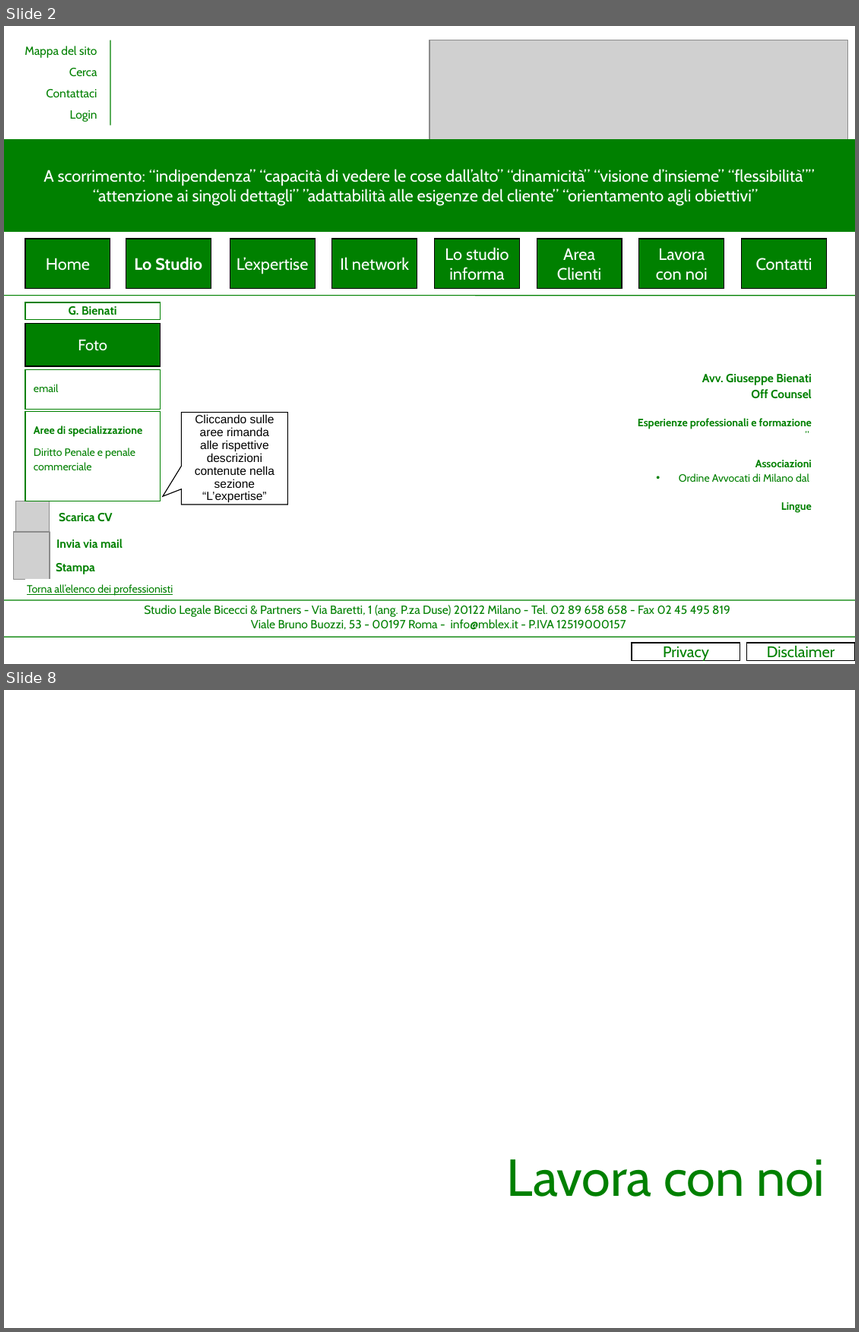
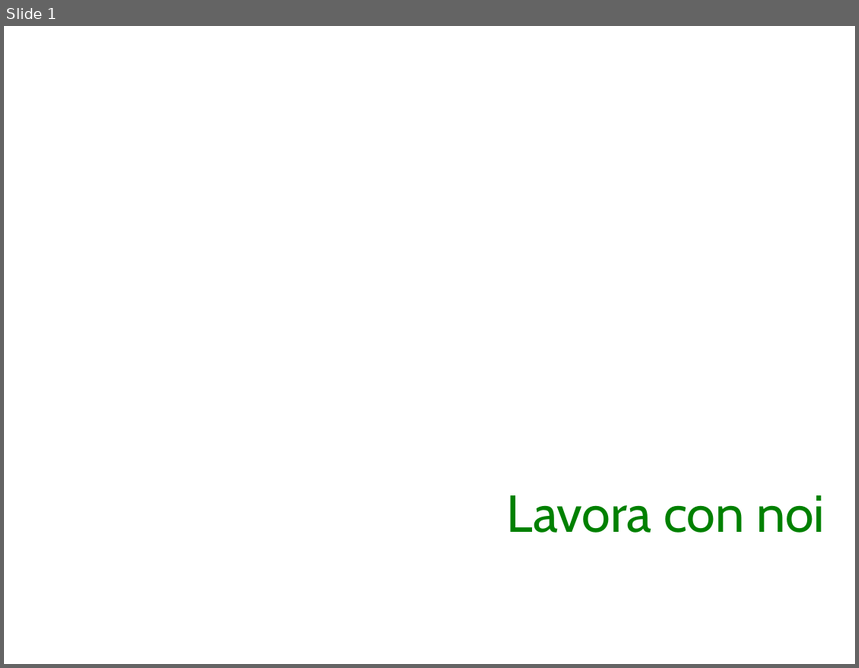
Before and after one commit to grentis/__mblex__, a slide deck: mokup/Sito internet Bicecci&Partners2.ppt. Shown one above the other, each under a label of ours: slides 2 and 8 before the commit, slide 1 after it; the slides between them are not shown. The pictures are 859x1332 and 859x668 pixels, drawn with LibreOffice and Linux fonts; fonts in the diff are those of the drawing; grey boxes stand for pictures. Boxes give left, top, right and bottom in pixels: in the first picture for what was removed or moved away, otherwise in the second. Text is boxed around its words. In the diff, an @@ line names an element or a change of style, - is before the commit and + after.

```diff
--- a/mokup/Sito internet Bicecci&Partners2.ppt
+++ b/mokup/Sito internet Bicecci&Partners2.ppt
@@ slide 2 removed at [4, 26, 855, 664], background #FFFFFF @@
@@ group removed at [25, 40, 110, 126]: 4 texts, 1 line @@
-Contattaci
-Mappa del sito
-Cerca
-Login
@@ picture removed at [430, 40, 848, 147] @@
@@ rectangle removed at [4, 139, 855, 231] @@
-A scorrimento: “indipendenza” “capacità di vedere le cose dall’alto” “dinamicità” “visione d’insieme” “flessibilità”” “attenzione ai singoli dettagli” ”adattabilità alle esigenze del cliente” “orientamento agli obiettivi”
@@ rectangle removed at [25, 239, 110, 288] @@
-Home
@@ rectangle removed at [126, 239, 211, 288] @@
-Lo Studio
@@ rectangle removed at [230, 239, 315, 288] @@
-L’expertise
@@ rectangle removed at [332, 239, 417, 288] @@
-Il network
@@ rectangle removed at [435, 239, 520, 288] @@
-Lo studio informa
@@ rectangle removed at [537, 239, 622, 288] @@
-Area Clienti
@@ rectangle removed at [639, 239, 724, 288] @@
-Lavora con noi
@@ rectangle removed at [742, 239, 827, 288] @@
-Contatti
@@ line removed from (4, 296) to (855, 296) @@
@@ rectangle removed at [25, 303, 160, 319] @@
-G. Bienati
@@ rectangle removed at [25, 324, 160, 366] @@
-Foto
@@ rectangle removed at [25, 370, 160, 409] @@
-email
@@ text removed at [638, 374, 812, 513] @@
-Avv. Giuseppe Bienati
-Off Counsel
-Esperienze professionali e formazione
-”
-Associazioni
-• Ordine Avvocati di Milano dal
-Lingue
@@ rectangle removed at [25, 411, 160, 502] @@
-Aree di specializzazione
-Diritto Penale e penale commerciale
@@ speech box removed at [181, 412, 287, 504] @@
-Cliccando sulle aree rimanda alle rispettive descrizioni contenute nella sezione “L’expertise”
@@ group removed at [13, 501, 123, 580]: 3 texts, 2 pictures @@
-Scarica CV
-Stampa
-Invia via mail
@@ text removed at [27, 585, 173, 596] @@
-Torna all’elenco dei professionisti
@@ line removed from (4, 601) to (855, 601) @@
@@ text removed at [144, 605, 731, 630] @@
-Studio Legale Bicecci & Partners - Via Baretti, 1 (ang. P.za Duse) 20122 Milano - Tel. 02 89 658 658 - Fax 02 45 495 819
-Viale Bruno Buozzi, 53 - 00197 Roma - info@mblex.it - P.IVA 12519000157
@@ line removed from (4, 637) to (855, 637) @@
@@ rectangle removed at [633, 643, 741, 661] @@
-Privacy
@@ rectangle removed at [747, 643, 855, 661] @@
-Disclaimer
@@ what was slide 8 is now slide 1 @@
```
Also in this commit, not shown: 6 other slides removed, 6 other files.
